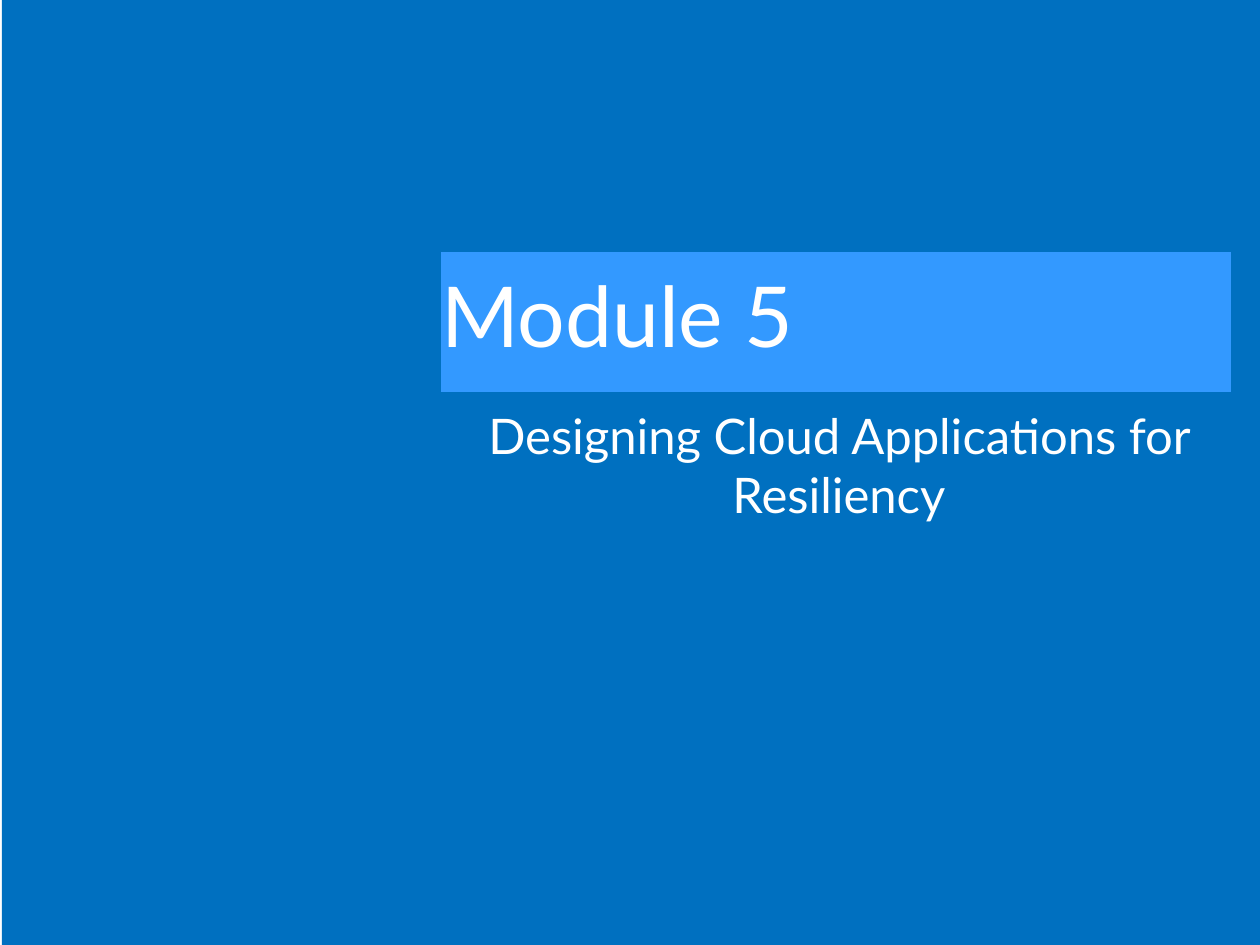
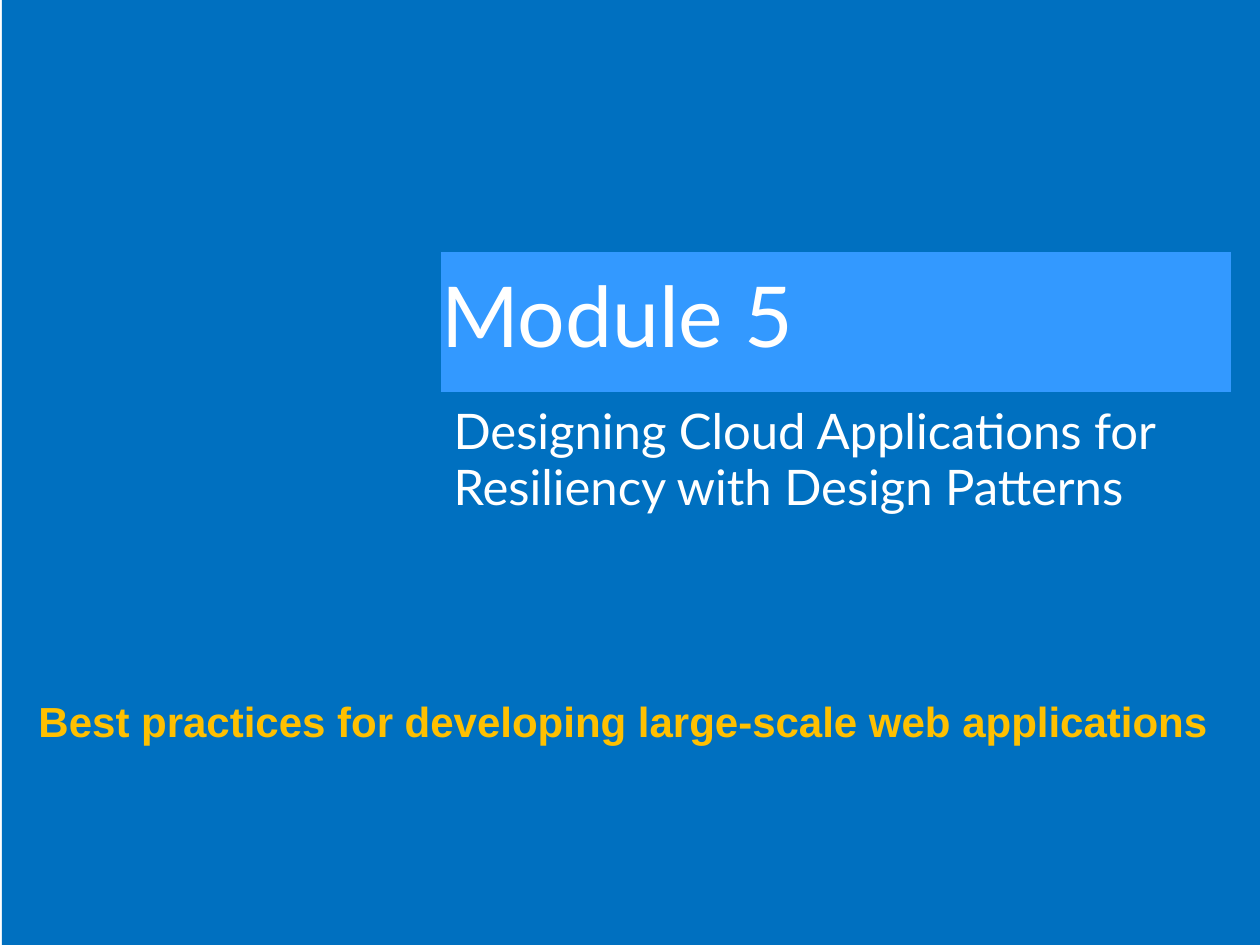
Before and after one commit to LarsKjeldsen/Kursus-az203, a slide deck: slide 1 of Powerpoints/20532C-05_Designing Cloud Applications for Resiliency.pptx. Drawn at 1260x945 pixels with LibreOffice and Linux fonts; fonts in the diff are those of the drawing. Boxes give left, top, right and bottom in pixels: in the first picture for what was removed or moved away, otherwise in the second. Text is boxed around its words. In the diff, an @@ line names an element or a change of style, - is before the commit and + after.

```diff
--- a/Powerpoints/20532C-05_Designing Cloud Applications for Resiliency.pptx
+++ b/Powerpoints/20532C-05_Designing Cloud Applications for Resiliency.pptx
@@ subtitle at bbox=[454, 413, 1156, 514]: text changed @@
-Designing Cloud Applications for Resiliency
+Designing Cloud Applications for Resiliency with Design Patterns
@@ text added at bbox=[38, 706, 1207, 746], 24 pt, text #FFC000, bold @@
+Best practices for developing large-scale web applications
```
Also in this commit, not shown: 1 other slide changed, 11 other files.
